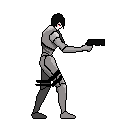
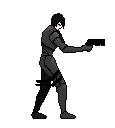
The second 115 × 128 image is a revision of the first. Changes to its layers:
painted on "R_FOOT" over [61, 112, 75, 118]
painted on "R_LOW_LEG" over [57, 84, 66, 114]
painted on "L_FOOT" over [32, 113, 46, 118]
painted on "L_LOW_LEG" over [33, 87, 50, 114]
painted on "R_LEG" over [40, 56, 65, 89]
painted on "FOREARMS" over [63, 40, 104, 52]
painted on "ARMS" over [50, 31, 68, 51]
painted on "MAIN" over [42, 26, 59, 49]
painted on "SPINE1" over [42, 43, 53, 55]
painted on "HIPS" over [42, 53, 52, 67]
painted on "NECK" over [51, 26, 58, 32]
painted on "L_LEG" over [37, 56, 53, 92]
